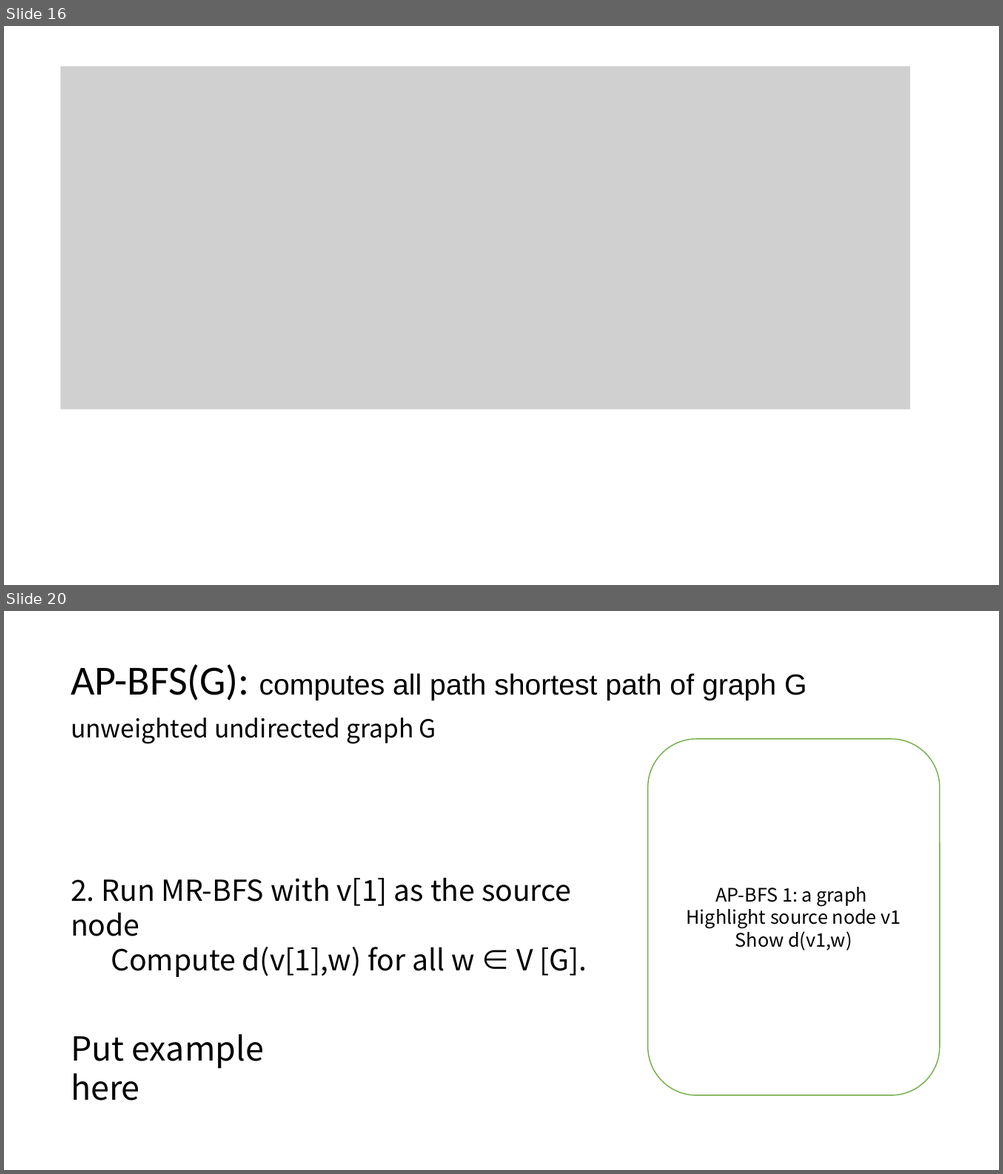
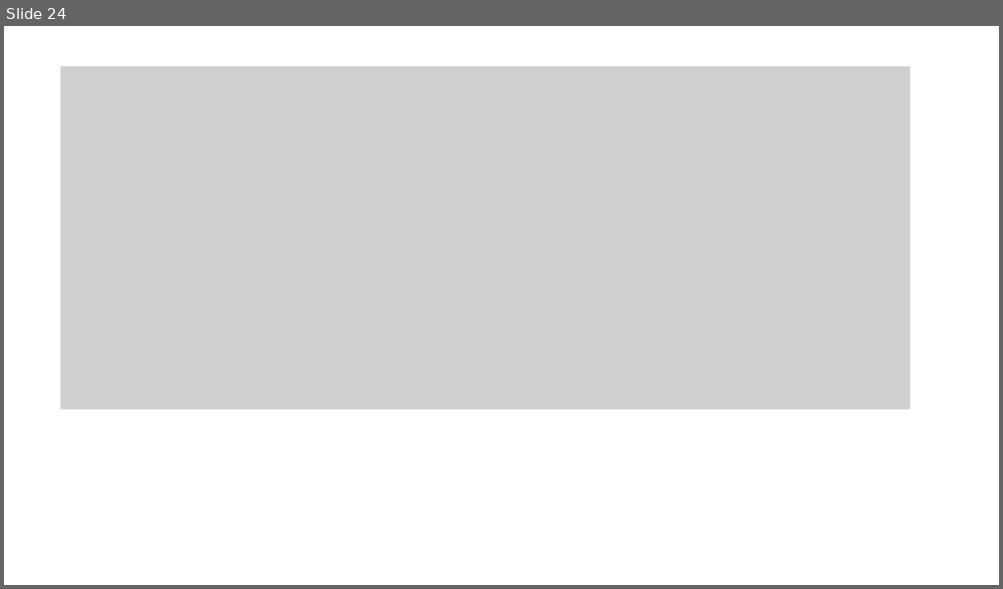
Before and after one commit to KSDeng/CS5234_miniproject, a slide deck: slide.pptx. Shown one above the other, each under a label of ours: slides 16 and 20 before the commit, slide 24 after it; the slides between them are not shown. The pictures are 1003x1174 and 1003x589 pixels, drawn with LibreOffice and Linux fonts; fonts in the diff are those of the drawing; grey boxes stand for pictures. Boxes give left, top, right and bottom in pixels: in the first picture for what was removed or moved away, otherwise in the second. Text is boxed around its words. In the diff, an @@ line names an element or a change of style, - is before the commit and + after.

```diff
--- a/slide.pptx
+++ b/slide.pptx
@@ slide 20 removed at bbox=[4, 611, 999, 1170], background #FFFFFF @@
@@ text removed at bbox=[71, 664, 806, 701] @@
-AP-BFS(G): computes all path shortest path of graph G
@@ text removed at bbox=[71, 718, 586, 977] @@
-unweighted undirected graph G
-2. Run MR-BFS with v[1] as the source node
-Compute d(v[1],w) for all w ∈ V [G].
@@ rounded rectangle removed at bbox=[648, 739, 939, 1096] @@
-AP-BFS 1: a graph
-Highlight source node v1
-Show d(v1,w)
@@ text removed at bbox=[71, 1034, 263, 1101] @@
-Put example here
@@ what was slide 16 is now slide 24 @@
```
Also in this commit, not shown: 11 slides changed, 13 slides added, 3 other slides removed, 1 other file.
